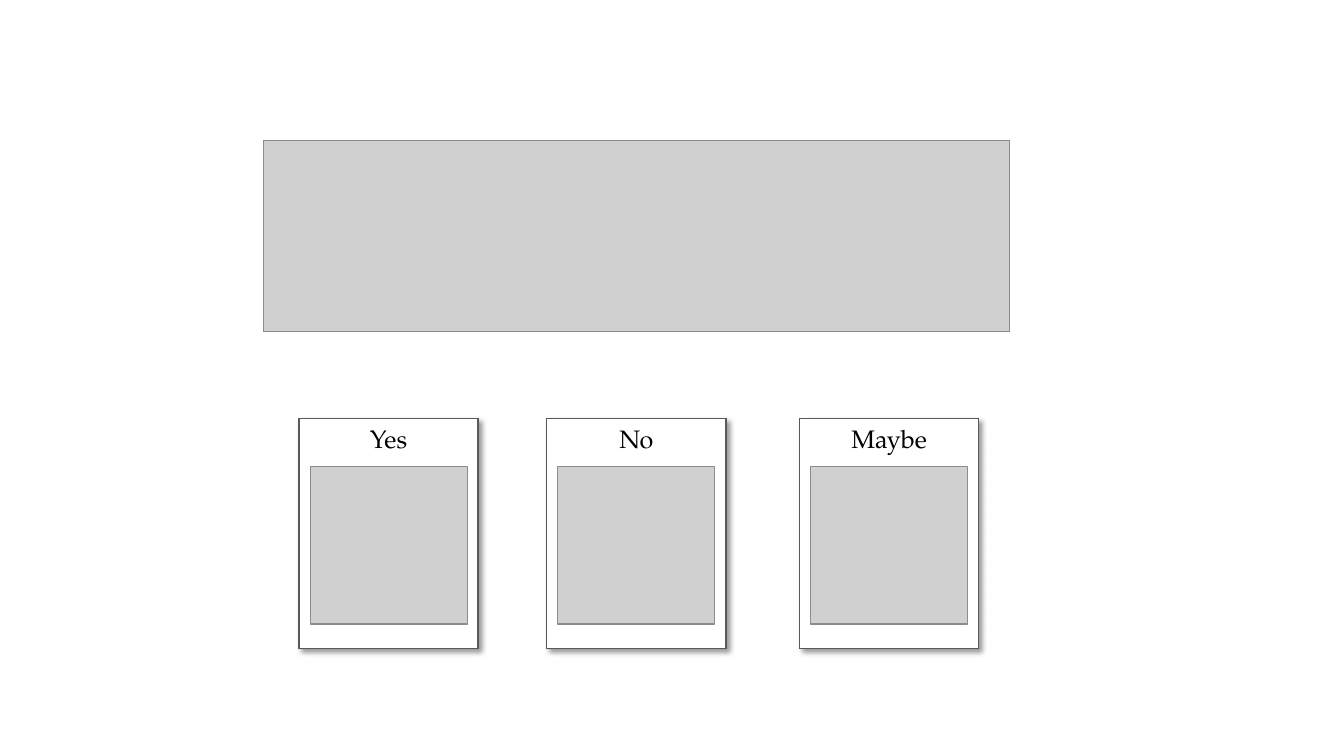
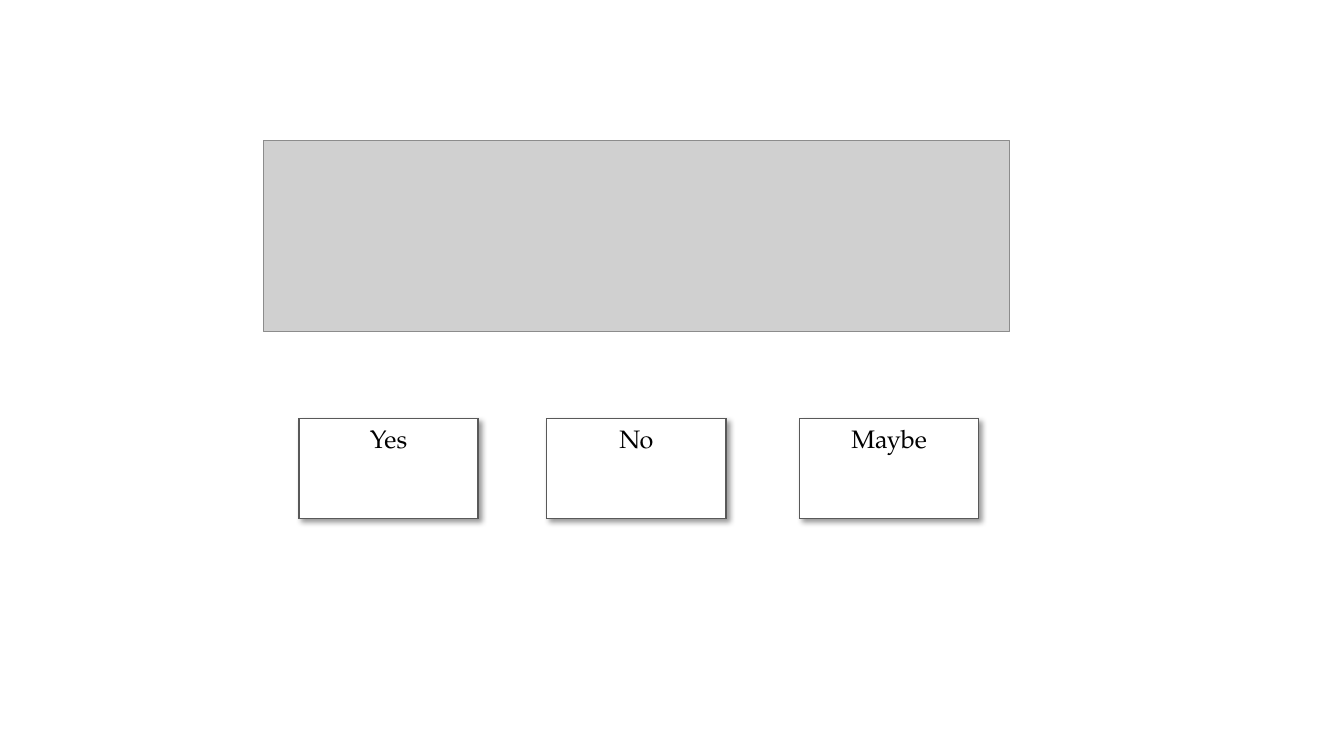
Before and after one commit to PracticumAI/ethics, a slide deck: slide 7 of presentations/01_ethics.pptx. Drawn at 1344x756 pixels with LibreOffice and Linux fonts; fonts in the diff are those of the drawing; grey boxes stand for pictures. Boxes give left, top, right and bottom in pixels: in the first picture for what was removed or moved away, otherwise in the second. Text is boxed around its words. In the diff, an @@ line names an element or a change of style, - is before the commit and + after.

```diff
--- a/presentations/01_ethics.pptx
+++ b/presentations/01_ethics.pptx
@@ rectangle "Yes": place and size @@
-rectangle "Yes" at [299,418,479,648]
+rectangle "Yes" at [299,418,479,518]
@@ rectangle "No": place and size @@
-rectangle "No" at [546,418,726,648]
+rectangle "No" at [546,418,726,518]
@@ rectangle "Maybe": place and size @@
-rectangle "Maybe" at [800,418,979,648]
+rectangle "Maybe" at [800,418,979,518]
@@ picture removed at [311,467,468,624] @@
@@ picture removed at [558,467,715,624] @@
@@ picture removed at [811,467,968,624] @@
```
Also in this commit, not shown: 1 other slide changed.
